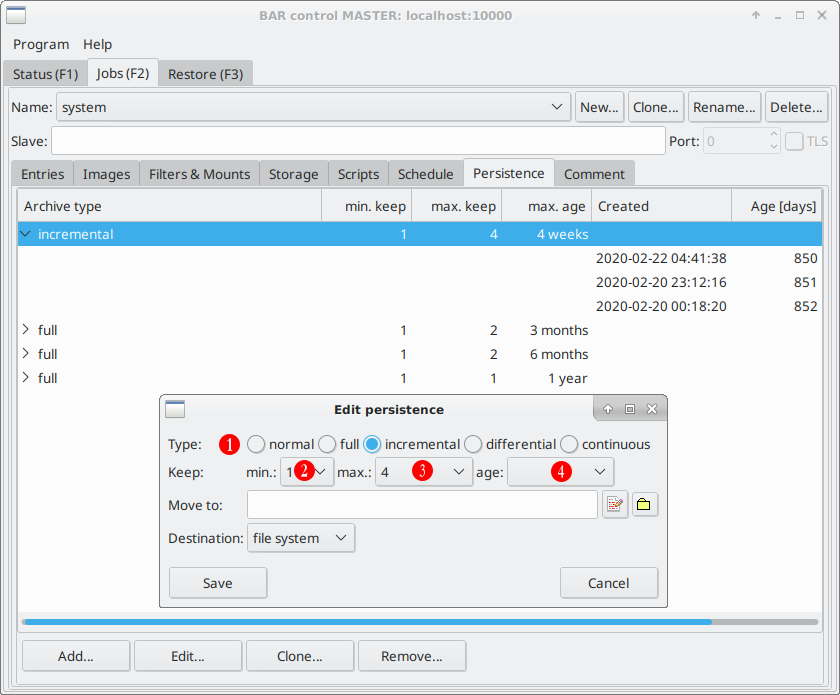
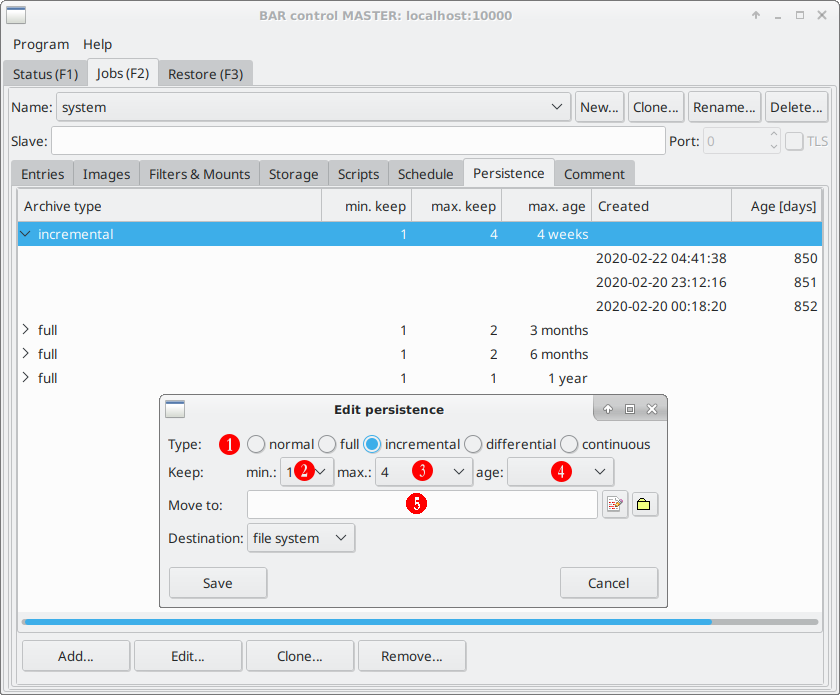
Layered file, before and after one edit (840x695). Changes by layer:
added layer "F" above "B" over bbox(406, 493, 427, 514)
